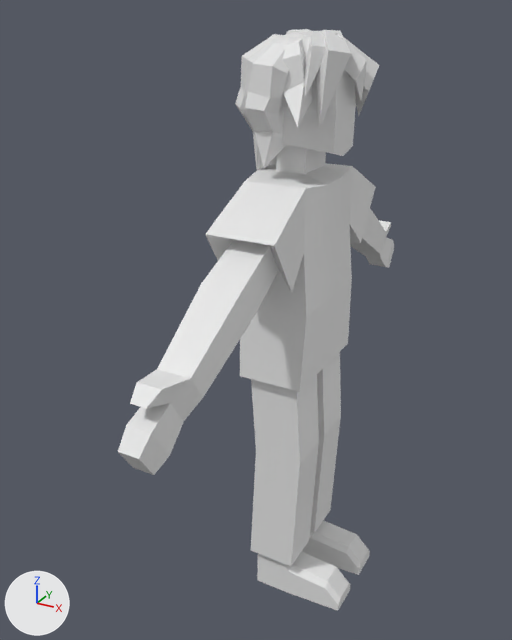
One commit to the glTF model 3d models/gltf files/MAN animation jump.glb: the scene before it, then after it.
Before and after are seen from a 50 mm lens placed at (1.83, 1.18, 5.23), pointed at (-0.25, 4.96, 3.33). The axes (+X, +Y, +Z) are drawn at lower left. The lights are the same throughout. Where no turn or scale is listed for an object, it has been applied to the vertices. Vertices at the same position are counted once.
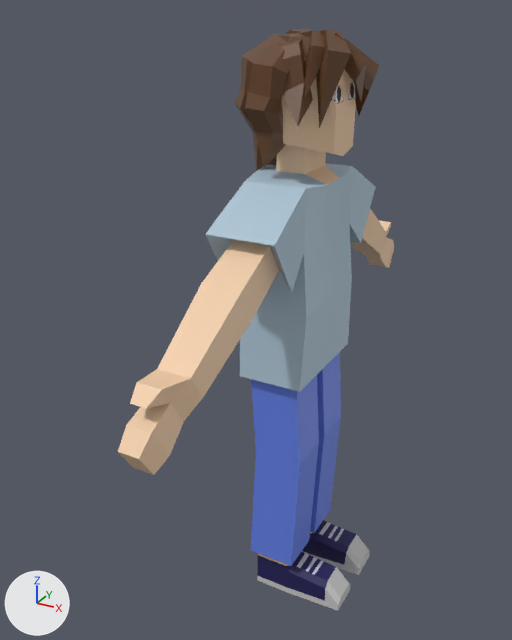
Where the newer file only moved an object's origin or applied its transform, the numbers keep the older frame.

Boxes [x1, y1, x2, y2] around the edits, measured in the pictures (512 x 640 px; the box of a moved part takes in the faces that stretch with it):
'Cube.003', recoloured (grey to brown)
    both: [235, 29, 379, 170]
part 1 of me_cube_002, moved or reshaped
    both: [292, 532, 345, 581]
part 2 of me_cube_002, recoloured (white to beige)
    both: [118, 105, 394, 566]
part 3 of me_cube_002, recoloured
    both: [205, 163, 375, 392]
part 4 of me_cube_002, recoloured (grey to blue)
    both: [251, 352, 341, 566]
part 5 of me_cube_002, recoloured (grey to blue)
    both: [257, 520, 356, 601]
part 6 of me_cube_002, recoloured
    both: [257, 522, 370, 611]
part 7 of me_cube_002, recoloured (white to brown)
    both: [282, 30, 311, 144]
part 8 of me_cube_002, recoloured (grey to brown)
    both: [282, 58, 356, 111]

The change, as a list of edits to the scene's bpy script:
```text
Add img_frame_3:
    img_frame_3 = load_image('Frame 3', '_unpacked/Frame_3', 2840, 1934, 'sRGB')
Add mat_material_006:
    mat_material_006 = principled_material('Material.006')
    mat_material_006.base_color = (0.125, 0.0532, 0.0187)  # brown #634125
Add mat_material_002:
    mat_material_002 = principled_material('Material.002')
    mat_material_002.base_color = (0.429, 0.567, 0.677)  # blue #afc6d7
Add mat_material_004:
    mat_material_004 = principled_material('Material.004')
    mat_material_004.base_color = (0.014, 0.0106, 0.0943)  # dark blue #1f1a57
Add mat_material_005:
    mat_material_005 = principled_material('Material.005')
    mat_material_005.base_color = (0.583, 0.583, 0.583)  # light grey #c9c9c9
Add mat_material_011:
    mat_material_011 = principled_material('Material.011')
    mat_material_011.texture = img_frame_3
Add mat_material_001:
    mat_material_001 = principled_material('Material.001')
    mat_material_001.base_color = (0.89, 0.619, 0.402)  # beige #f2ceaa
Add mat_material_003:
    mat_material_003 = principled_material('Material.003')
    mat_material_003.base_color = (0.13, 0.22, 0.8)  # blue #6581e7
Change me_cube_002:
    where me_cube_002.from_pydata(...)  # 327 vertices, 650 faces; spans x -0.24..0.52, y -1.78..1.78, z -0.05..3.75
    used by ob_cube_001; location = (0.0, 5.081, 1.361)
    me_cube_002 part 1
    16 faces are deleted
    16 new faces join them, mat_material_004 (dark blue #1f1a57)
    me_cube_002 part 2: 204 faces spanning x -0.18..0.27, y -1.78..1.78, z 0.19..3.72 switch from no material to mat_material_001 (beige #f2ceaa)
    me_cube_002 part 3: 126 faces spanning x -0.23..0.23, y -0.76..0.76, z 1.69..2.98 switch from no material to mat_material_002 (blue #afc6d7)
    me_cube_002 part 4: 72 faces spanning x -0.16..0.21, y -0.35..0.35, z 0.24..1.79 switch from no material to mat_material_003 (blue #6581e7)
    me_cube_002 part 5: 84 faces spanning x -0.13..0.42, y -0.31..0.31, z -0.01..0.19 switch from no material to mat_material_004 (dark blue #1f1a57)
    me_cube_002 part 6: 104 faces spanning x -0.13..0.52, y -0.31..0.31, z -0.05..0.18 switch from no material to mat_material_005 (light grey #c9c9c9)
    me_cube_002 part 7: 36 faces spanning x -0.24..0.25, y -0.28..0.28, z 3.16..3.75 switch from no material to mat_material_006 (brown #634125)
    me_cube_002 part 8: 8 faces spanning x -0.01..0.27, y -0.28..0.28, z 3.35..3.63 switch from no material to mat_material_011 (picture img_frame_3)
Change me_cube_004:
    where me_cube_004.from_pydata(...)  # 267 vertices, 490 faces; spans x -0.384..0.37, y -0.448..0.349, z -0.869..-0.006
    add me_cube_004.materials.append(mat_material_006)  # brown #634125
```
